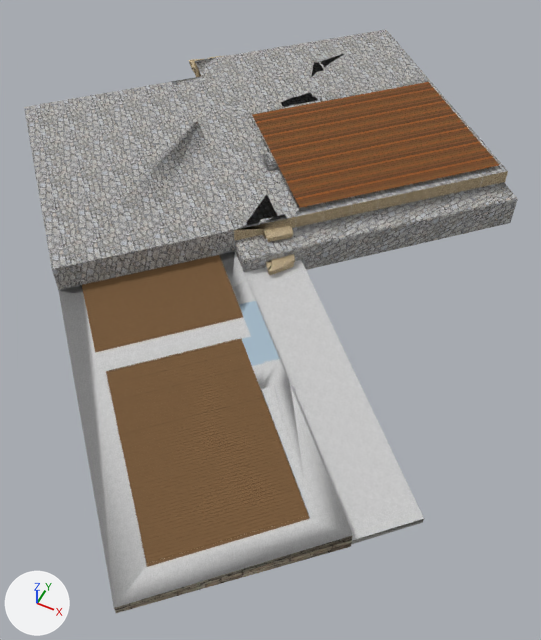
Renders of the COLLADA model dae/podlahy_prizemi.dae from each side of a commit.
Before and after are seen from a camera (50 mm lens) standing at (23.9, 8.7, 26.0) and looking at (15.9, 24.7, 6.0). Every picture has the same lights, and +X, +Y and +Z are marked at lower left. Where no turn or scale is listed for an object, it has been applied to the vertices.

Objects in the first picture: 'SketchUp'.
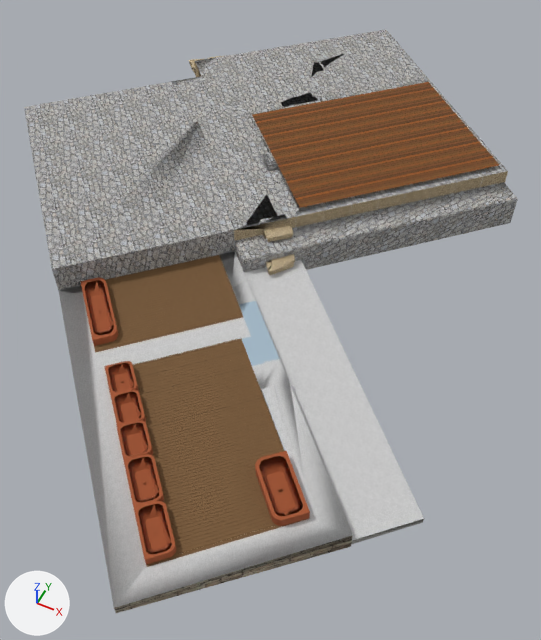
What differs and where, as boxes [x1, y1, x2, y2] in the pictures (541 x 640 px):
'Bath_1.006', added (brown): after [255, 451, 310, 526]
'Bath_1.005', added (brown): after [134, 501, 176, 564]
'Bath_1', added (brown): after [80, 277, 118, 346]
    faces in mat_0042_sienna (brown #a0522d): [80, 277, 118, 346]
'Bath_1.004', added (brown): after [124, 454, 164, 507]
'Bath_1.003', added (brown): after [116, 421, 153, 460]
'Bath_1.002', added (brown): after [111, 390, 146, 426]
'Bath_1.001', added (brown): after [105, 361, 139, 395]

The change in detail:
Material '__auto_' (mat_auto) is new.
Its base color is (1.0, 1.0, 1.0) (white #ffffff).
Its roughness is 0.9.
Material '_0042_Sienna' (mat_0042_sienna) is new.
Its base color is (0.352, 0.0844, 0.0262) (brown #a0522d).
Its roughness is 0.9.
Mesh me_bath_1 is new.
It has 243 vertices, 408 faces and spans x 0.4..3.05, y 0.2..1.0, z 0.0..0.27.
Faces by material slot: [382, 26].
It uses material mat_0042_sienna (brown #a0522d).
It uses material mat_auto (white #ffffff).
Object 'Bath_1.006' (ob_bath_1_006) is new; it shows me_bath_1.
Its parent is ob_sketchup.
Its location is (18.41, 17.95, 8.343).
Its rotation in degrees is (0.6, -0.2, -46).
Its scale is (0.715, 1.17, 1.17).
Object 'Bath_1.005' (ob_bath_1_005) is new; it shows me_bath_1.
Its parent is ob_sketchup.
Its location is (18.57, 14.84, 8.33).
Its rotation in degrees is (-0.6, 0.2, 134).
Its scale is (0.55, 1.0, 1.0).
Object 'Bath_1.004' (ob_bath_1_004) is new; it shows me_bath_1.
Its parent is ob_sketchup.
Its location is (17.55, 15.89, 8.326).
Its rotation in degrees is (-0.6, 0.2, 134).
Its scale is (0.55, 1.0, 1.0).
Object 'Bath_1.003' (ob_bath_1_003) is new; it shows me_bath_1.
Its parent is ob_sketchup.
Its location is (16.5, 16.98, 8.322).
Its rotation in degrees is (-0.6, 0.2, 134).
Its scale is (0.42, 1.0, 1.0).
Object 'Bath_1.002' (ob_bath_1_002) is new; it shows me_bath_1.
Its parent is ob_sketchup.
Its location is (15.74, 17.79, 8.319).
Its rotation in degrees is (-0.6, 0.2, 134).
Its scale is (0.42, 1.0, 1.0).
Object 'Bath_1.001' (ob_bath_1_001) is new; it shows me_bath_1.
Its parent is ob_sketchup.
Its location is (14.97, 18.59, 8.316).
Its rotation in degrees is (-0.6, 0.2, 134).
Its scale is (0.42, 1.0, 1.0).
Object 'Bath_1' (ob_bath_1) is new; it shows me_bath_1.
Its parent is ob_sketchup.
Its location is (13.45, 19.9, 8.308).
Its rotation in degrees is (-0.6, 0.2, 134).
